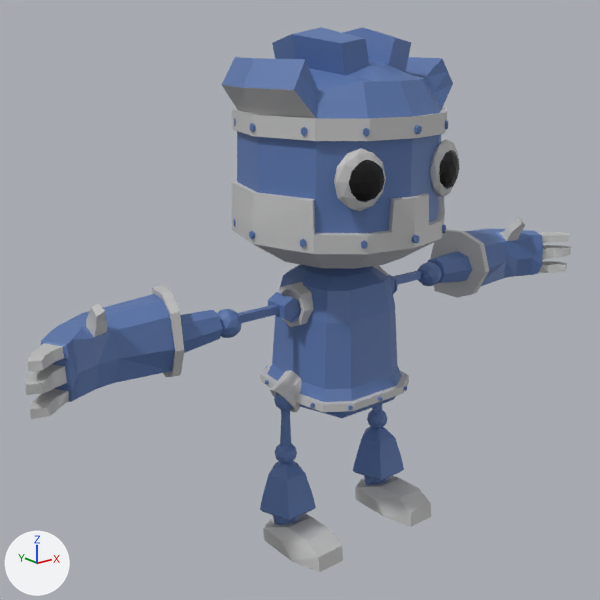
A saved change to the Blender file Blend/Robot.blend.
Both versions are drawn from a 50 mm camera at (-5.21, -5.93, 4.86) aimed at (-0.3, 0.21, 2.4). Arrows for +X, +Y and +Z are at lower left; the lights stay in place.

In view in the first picture: 'Arm.R', 'Foot.L', 'Foot.R', 'Hand.L', 'Hand.R', 'Head', 'LowerLeg.L', 'LowerLeg.R', 'Torso'.
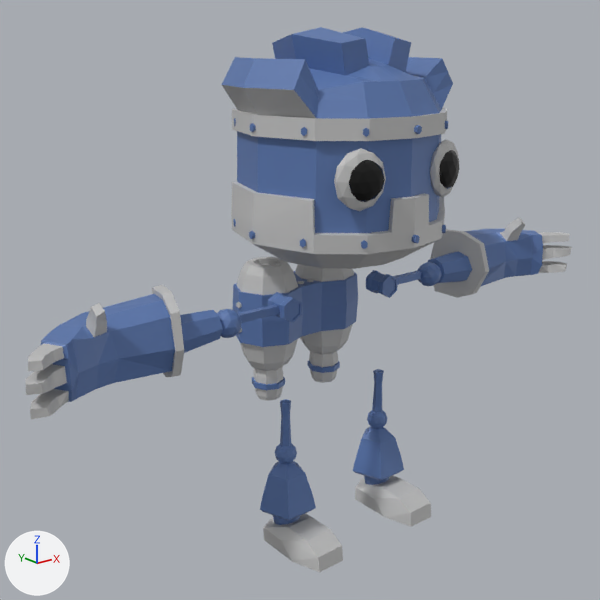
Commit message: add robot jetpack

The change in detail:
Material 'Display' (mat_display) is new.
Its base color is (0.0748, 0.686, 0.0411) (green #4dd839).
Its roughness is 1.0.
Material 'Main.001' (mat_main_001) is new.
Its base color is (0.103, 0.186, 0.429) (blue #5a77af).
Material 'Grey.001' (mat_grey_001) is new.
Its base color is (0.549, 0.549, 0.549) (light grey #c4c4c4).
Mesh me_cylinder_001 is new.
It has 536 vertices, 462 faces and spans x -0.748..0.748, y -0.405..0.331, z -0.78..0.69.
Faces by material slot: [333, 128, 1].
It uses material mat_grey_001 (light grey #c4c4c4).
It uses material mat_main_001 (blue #5a77af).
It uses material mat_display (green #4dd839).
Object 'Torso' (ob_torso) is now hidden.
Object 'Jetpack' (ob_jetpack) is new; it shows me_cylinder_001.
Its location is (0.0, 0.68, 2.02).

Location of each change, [x1, y1, x2, y2] in pixels of the pictures (600 x 600 px):
'Torso', hidden (blue)
    before: [260, 265, 409, 418]
'Jetpack', added
    after: [232, 257, 358, 401]
    faces in mat_grey_001 (light grey #c3c3c3): [236, 257, 354, 401]
    faces in mat_main_001 (blue #5b78af): [232, 271, 358, 390]
